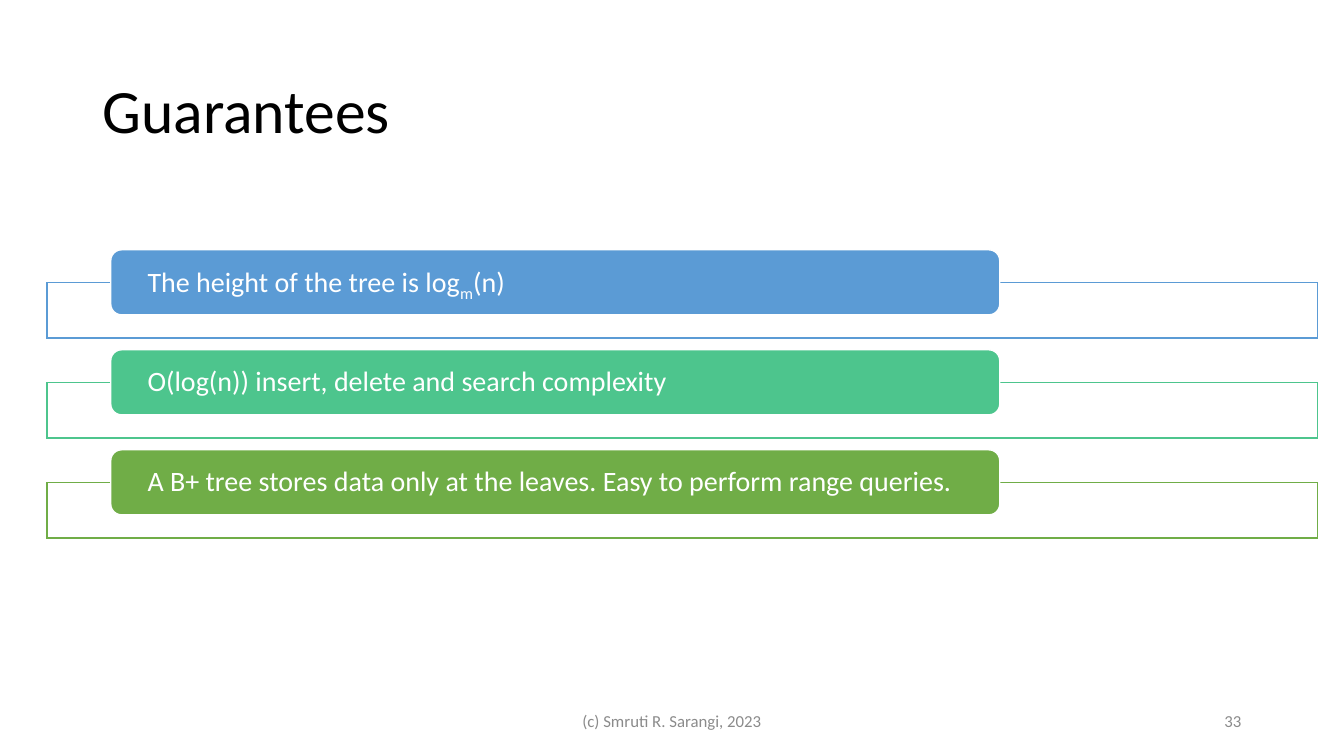
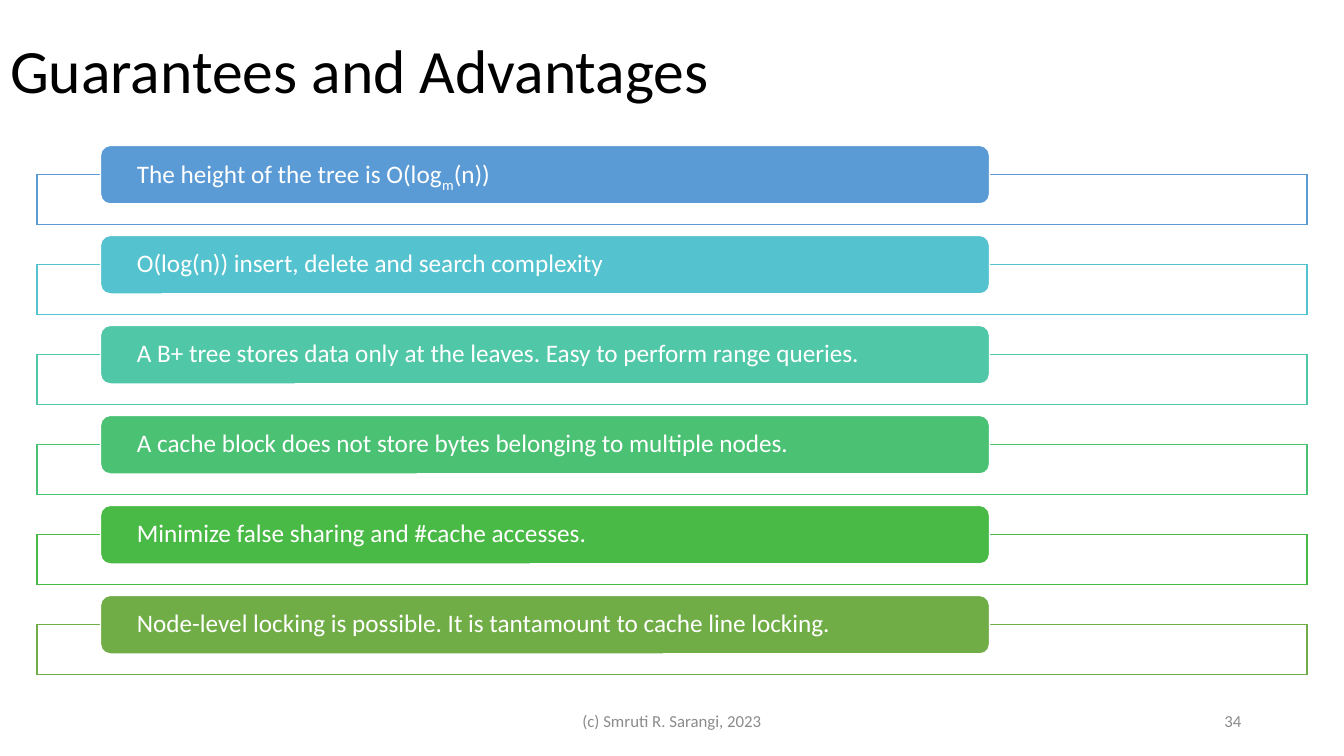
Before and after one commit to srsarangi/srsarangi.github.io, a slide deck: slide 34 of osbook/slides/3.processes.pptx (slide 33 before the commit). Drawn at 1344x756 pixels with LibreOffice and Linux fonts; fonts in the diff are those of the drawing. Boxes give left, top, right and bottom in pixels: in the first picture for what was removed or moved away, otherwise in the second. Text is boxed around its words. In the diff, an @@ line names an element or a change of style, - is before the commit and + after.

```diff
--- a/osbook/slides/3.processes.pptx
+++ b/osbook/slides/3.processes.pptx
@@ title at [10,50,709,104]: text changed @@
-Guarantees
+Guarantees and Advantages
@@ rounded rectangle: place and size @@
-rounded rectangle at [111,250,1000,316]
+rounded rectangle at [101,145,990,204]
@@ rectangle: place and size @@
-rectangle at [47,282,1318,338]
+rectangle at [37,174,1308,225]
@@ text at [137,165,490,188]: text changed; size 20 to 18 pt @@
-The height of the tree is logm(n)
+The height of the tree is O(logm(n))
@@ text "O(log(n)) insert, delete and search ...": place and size @@
-text "O(log(n)) insert, delete and search ..." at [148,370,666,396]
+text "O(log(n)) insert, delete and search ..." at [137,254,602,277]
@@ text "O(log(n)) insert, delete and search ..." at [137,254,602,277]: size 20 to 18 pt @@
@@ rounded rectangle: place and size @@
-rounded rectangle at [111,350,1000,415]
+rounded rectangle at [101,326,990,384]
@@ rounded rectangle at [101,326,990,384]: fill #4DC58D to #50C8A7 @@
@@ text "A B+ tree stores data ..." at [137,344,858,367]: size 20 to 18 pt @@
@@ text "A B+ tree stores data ...": place and size @@
-text "A B+ tree stores data ..." at [148,471,951,496]
+text "A B+ tree stores data ..." at [137,344,858,367]
@@ rectangle: place and size @@
-rectangle at [47,382,1318,438]
+rectangle at [37,355,1308,405]
@@ rectangle at [37,355,1308,405]: outline #4DC58D 1 pt to #50C8A7 1 pt @@
@@ rounded rectangle: place and size @@
-rounded rectangle at [111,450,1000,515]
+rounded rectangle at [101,415,990,474]
@@ rounded rectangle at [101,415,990,474]: fill #70AD47 to #4BC174 @@
@@ rectangle: place and size @@
-rectangle at [47,483,1318,538]
+rectangle at [37,445,1308,495]
@@ rectangle at [37,445,1308,495]: outline #70AD47 1 pt to #4BC174 1 pt @@
@@ group added at [37,236,1308,676]: 3 rectangles, 3 rounded rectangles, 3 texts @@
+A cache block does not store bytes belonging to multiple nodes.
+Minimize false sharing and #cache accesses.
+Node-level locking is possible. It is tantamount to cache line locking.
@@ page number at [1224,716,1241,727]: text changed @@
-33
+34
```
Also in this commit, not shown: 17 other slides changed, 2 slides added, 2 other files.
